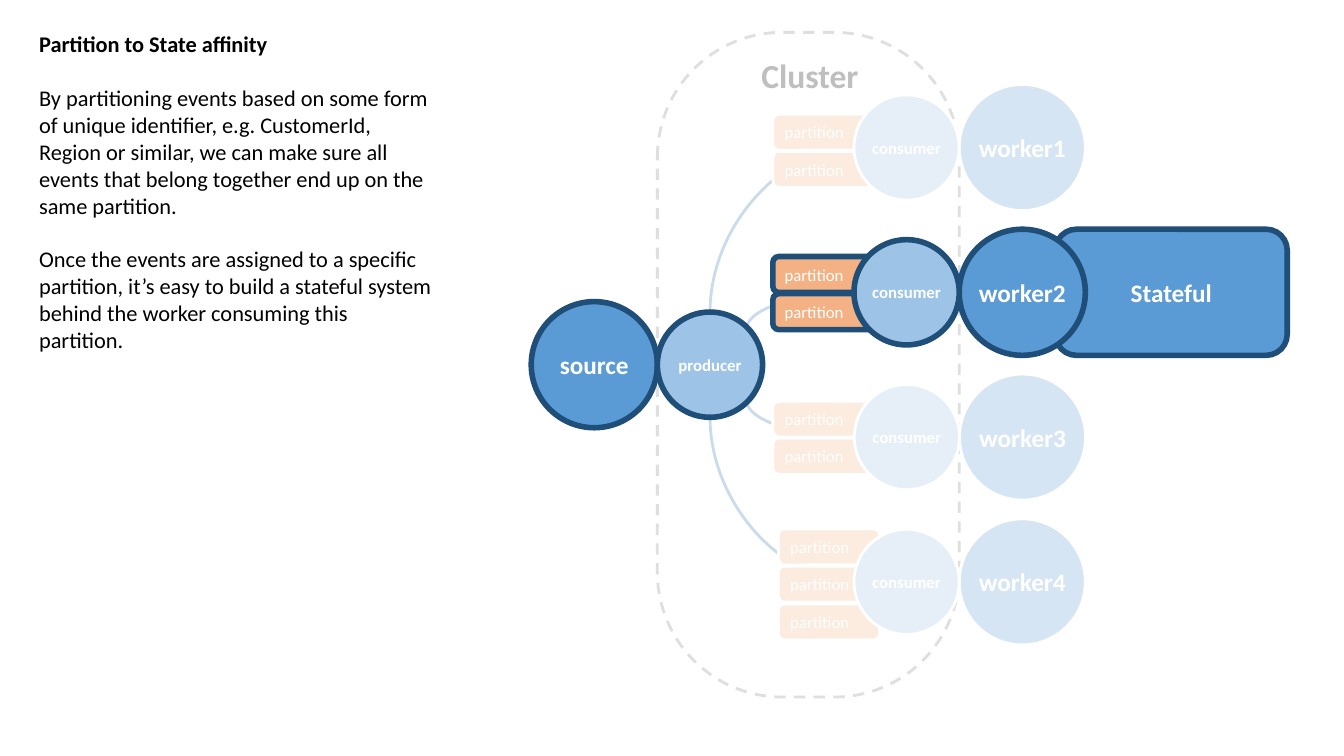
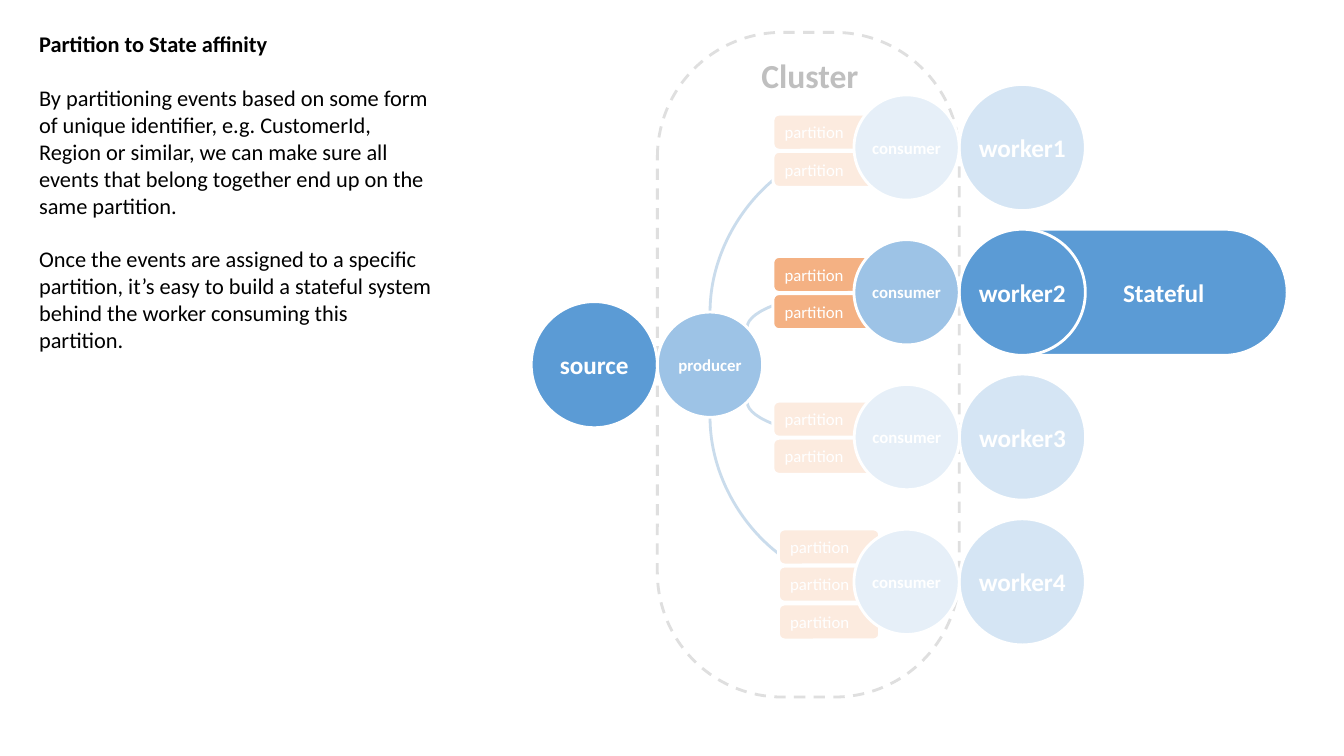
Before and after one commit to rogeralsing/Presentations, a slide deck: slide 8 of ClusterSoftware/cluster.pptx. Drawn at 1344x756 pixels with LibreOffice and Linux fonts; fonts in the diff are those of the drawing. Boxes give left, top, right and bottom in pixels: in the first picture for what was removed or moved away, otherwise in the second. Text is boxed around its words. In the diff, an @@ line names an element or a change of style, - is before the commit and + after.

```diff
--- a/ClusterSoftware/cluster.pptx
+++ b/ClusterSoftware/cluster.pptx
@@ rounded rectangle "Stateful": place and size @@
-rounded rectangle "Stateful" at [1056,229,1288,355]
+rounded rectangle "Stateful" at [961,229,1288,355]
@@ rounded rectangle "Stateful" at [961,229,1288,355]: outline #1F4E79 4 pt to #FFFFFF 2 pt; proportions changed @@
@@ outline #1F4E79 4 pt to #FFFFFF 2 pt in 6 elements at [960,229,1086,355], [531,301,657,427], [657,313,762,417], [773,257,874,293], [773,293,874,330], [854,240,959,345] @@
```
Also in this commit, not shown: 3 other slides changed, 2 slides added.
